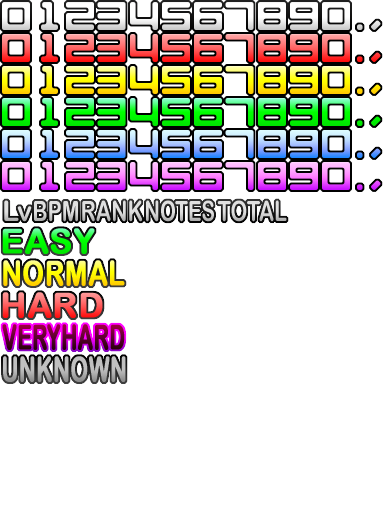
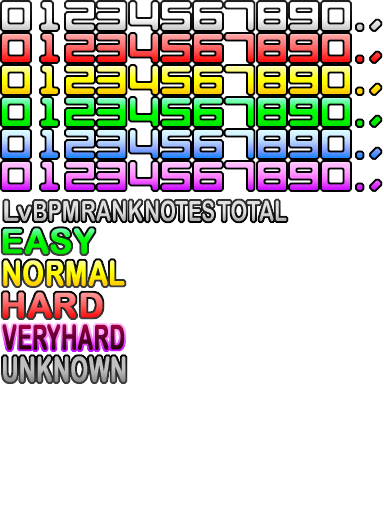
Layer changes from the first 384x512 image to the second:
painted on "レイヤー 8 のコピー 3" over [0, 322, 127, 352]